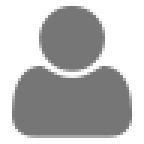
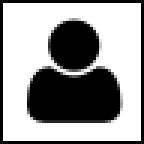
Layered file, before and after one edit (144px x 144px). Changes by layer:
renamed (unnamed layer) to "Icon", painted on it over (12, 3, 135, 138)
added layer "Border" over (0, 0, 144, 144)
